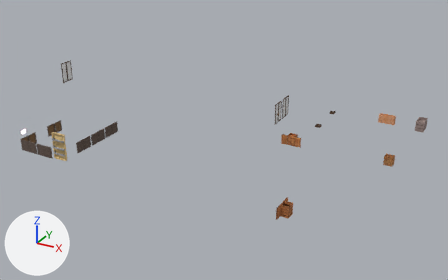
A saved change to the glTF model scenery/house/assets/cabinets-and-drawers.glb.
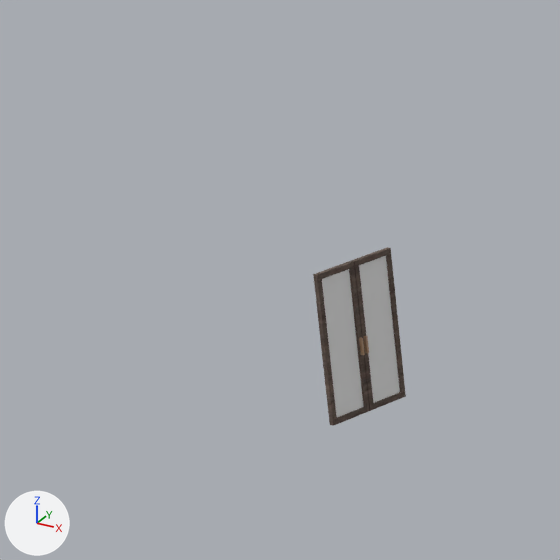
The first picture shows the older version from a camera (50 mm lens) standing at (45.7, -26.6, 18.6) and looking at (24.9, 11.3, -0.4). The close-ups show the older and then the newer version on the part from 5% to 21% of the width and 10% to 36% of the height of that picture. Only the edits that show in the close-ups are written down. Arrows for +X, +Y and +Z are at lower left; the lights stay in place. Where no turn or scale is listed for an object, it has been applied to the vertices.

Objects in the first close-up: 'Cube.007-col.001', 'Cube.010-col.001'.
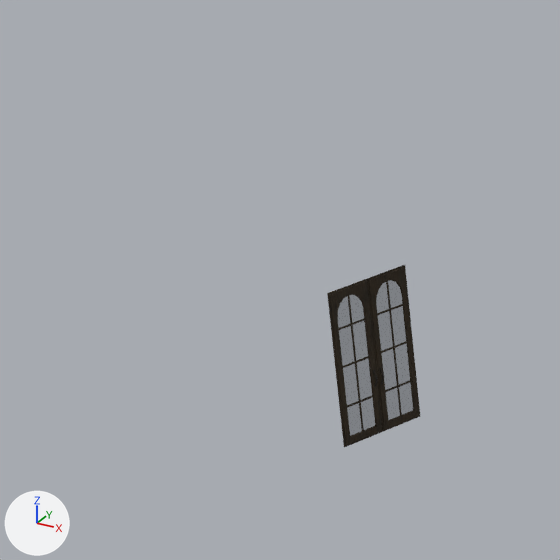
Patch to the scene script:
```diff
--- a/scenery/house/assets/cabinets-and-drawers.glb.py
+++ b/scenery/house/assets/cabinets-and-drawers.glb.py
@@ img_metal_6 @@
+img_metal_6 = load_image('metal_6', '_unpacked/metal_6', 192, 192, 'sRGB')
@@ img_wood_6 @@
+img_wood_6 = load_image('wood_6', '_unpacked/wood_6', 256, 256, 'sRGB')
@@ img_glass_mp_1 @@
+img_glass_mp_1 = load_image('glass_mp_1', '_unpacked/glass_mp_1', 256, 256, 'sRGB')
@@ mat_metal_6 @@
+mat_metal_6 = principled_material('metal_6')
+mat_metal_6.texture = img_metal_6
+mat_metal_6.roughness = 1.0
@@ mat_wood_6 @@
+mat_wood_6 = principled_material('wood_6')
+mat_wood_6.texture = img_wood_6
+mat_wood_6.roughness = 1.0
@@ mat_glass_mp_1 @@
+mat_glass_mp_1 = principled_material('glass_mp_1')
+mat_glass_mp_1.texture = img_glass_mp_1  # with its transparency
+mat_glass_mp_1.roughness = 1.0
@@ me_display_cabinet_mp_2_4_door_2_001 @@
+me_display_cabinet_mp_2_4_door_2_001.from_pydata(...)  # 276 vertices, 418 faces; spans x 0.0..0.06, y -0.65..0.0, z 0.0..1.86
+# faces by material slot: [168, 4, 246]
+me_display_cabinet_mp_2_4_door_2_001.materials.append(mat_wood_6)  # picture img_wood_6
+me_display_cabinet_mp_2_4_door_2_001.materials.append(mat_glass_mp_1)  # picture img_glass_mp_1
+me_display_cabinet_mp_2_4_door_2_001.materials.append(mat_metal_6)  # picture img_metal_6
@@ me_display_cabinet_mp_2_4_door_1_001 @@
+me_display_cabinet_mp_2_4_door_1_001.from_pydata(...)  # 276 vertices, 418 faces; spans x 0.0..0.06, y 0.0..0.65, z 0.0..1.86
+# faces by material slot: [168, 4, 246]
+me_display_cabinet_mp_2_4_door_1_001.materials.append(mat_wood_6)  # picture img_wood_6
+me_display_cabinet_mp_2_4_door_1_001.materials.append(mat_glass_mp_1)  # picture img_glass_mp_1
+me_display_cabinet_mp_2_4_door_1_001.materials.append(mat_metal_6)  # picture img_metal_6
@@ ob_cube_007_col_001 @@
-ob_cube_007_col_001 = bpy.data.objects.new('Cube.007-col.001', me_cube_029)
-ob_cube_007_col_001.location = (6.84, 13.74, 1.47)
@@ ob_cube_010_col_001 @@
-ob_cube_010_col_001 = bpy.data.objects.new('Cube.010-col.001', me_cube_030)
-ob_cube_010_col_001.location = (6.84, 14.95, 1.47)
@@ ob_display_cabinet_mp_2_4_door_2_001 @@
+ob_display_cabinet_mp_2_4_door_2_001 = bpy.data.objects.new('display_cabinet_mp_2_4_door_2.001', me_display_cabinet_mp_2_4_door_2_001)
+ob_display_cabinet_mp_2_4_door_2_001.location = (6.93, 15.09, 0.3)
@@ ob_display_cabinet_mp_2_4_door_1_001 @@
+ob_display_cabinet_mp_2_4_door_1_001 = bpy.data.objects.new('display_cabinet_mp_2_4_door_1.001', me_display_cabinet_mp_2_4_door_1_001)
+ob_display_cabinet_mp_2_4_door_1_001.location = (6.93, 13.79, 0.3)
```

Pixel boxes (x1, y1, x2, y2) of what changed, in the close-ups (560 x 560 px):
'Cube.007-col.001', deleted: before (313, 261, 370, 426)
    faces in mat_material_011 (white #e7e7e7): (322, 269, 364, 417)
    faces in mat_wood_02_002 (picture img_wood_02): (313, 261, 370, 426)
'Cube.010-col.001', deleted: before (351, 248, 406, 411)
    faces in mat_material_011 (white #e7e7e7): (359, 256, 400, 403)
    faces in mat_wood_02_002 (picture img_wood_02): (351, 248, 406, 411)
'display_cabinet_mp_2_4_door_1.001', added: after (327, 279, 383, 447)
    faces in mat_wood_6 (picture img_wood_6): (327, 279, 383, 447)
'display_cabinet_mp_2_4_door_2.001', added: after (367, 265, 420, 431)
    faces in mat_wood_6 (picture img_wood_6): (367, 265, 420, 431)
